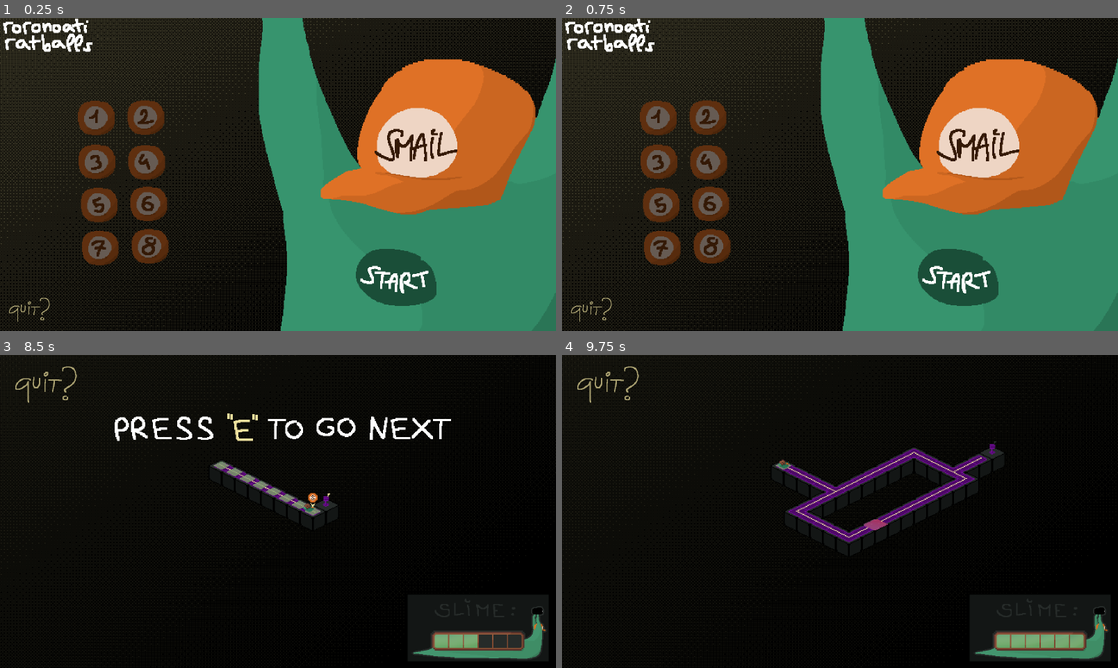
Above: before the commit, frames 1-4 (two rows, left to right).
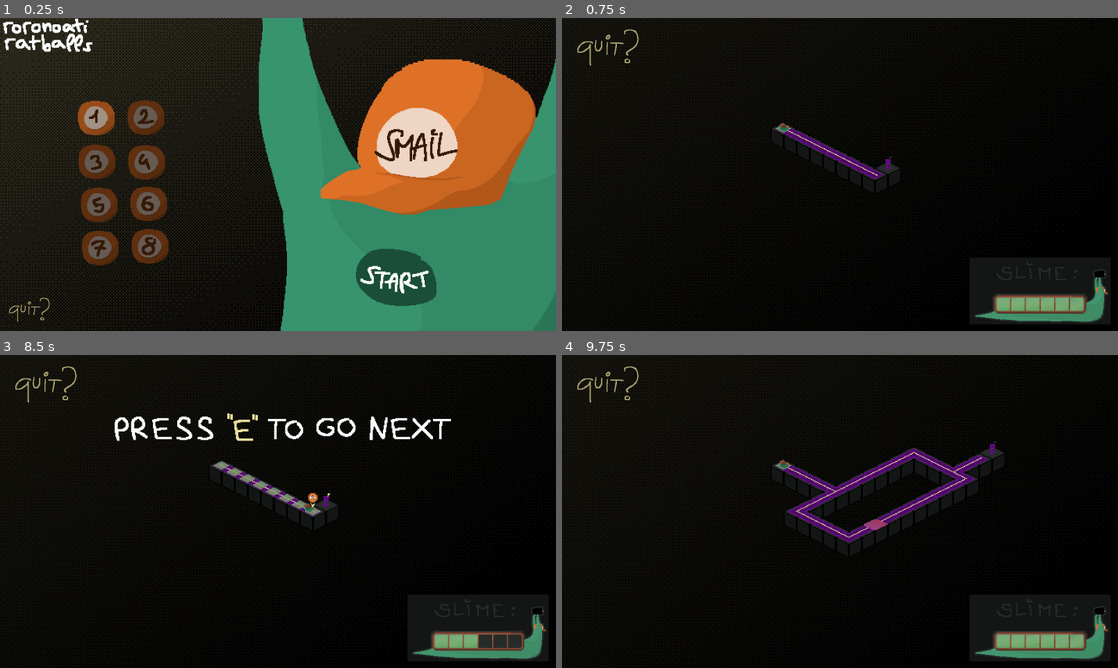
Above: after the commit, the same moments.

Repository: rat-balls/Smail
Game: Godot game, scene res://world.tscn
Same seed, same stepped clock (60 frames per second), same inputs: the game is played once before the commit and once after it. Sound files missing from this copy of the repository are replaced by a short silence.
Inputs (mouse positions are in pixels of both pictures, inside the frame that each line leads up to):
- Up to frame 1 (0.25 s): no input
- Up to frame 2 (0.75 s): click (656, 118) at 0.52 s
- Up to frame 3 (8.5 s): click (394, 614) at 1.27 s; tap Enter at 2 s; move the mouse to (400, 495) at 2.02 s; tap E (E) at 2.1, 2.85, 3.8, 4.55, 5.1, 5.85, 6.8, 7.55, 8.1 s; tap R (Restart) every 0.75 s from 2.75 to 5.75 s; move the mouse to (166, 527) at 2.77 s; move the mouse to (333, 442) at 3.52 s; click (333, 442) at 3.6 s; move the mouse to (250, 574) at 4.27 s; right-click (250, 574) at 4.35 s; move the mouse to (444, 558) at 5.02 s; move the mouse to (111, 464) at 5.77 s; move the mouse to (305, 511) at 6.52 s; click (305, 511) at 6.6 s; move the mouse to (194, 433) at 7.27 s; right-click (194, 433) at 7.35 s; move the mouse to (400, 495) at 8.02 s
- Up to frame 4 (9.75 s): move the mouse to (728, 527) at 8.77 s; tap E (E) at 8.85 s; move the mouse to (895, 442) at 9.52 s; click (895, 442) at 9.6 s

The runs differ from the first frame. In frame 1, 1.0% of the frame differs, in the area x 0-100%, y 0-99%; in frame 2, 59%, in the area x 0-100%, y 0-100%; in frame 3, 0.3%; in frame 4, less than 0.1%.

Commit message:
change level button order logic and added water slurp

Diff:
--- a/project.godot
+++ b/project.godot
@@ -71,5 +71,4 @@
 
 [rendering]
 
-textures/canvas_textures/default_texture_filter=0
 renderer/rendering_method="mobile"
--- a/scripts/Menu.gd
+++ b/scripts/Menu.gd
@@ -15,6 +15,7 @@
 var slurplayer
 var deathplayer
 var bgplayer
+var slurpwater
 
 func _ready():
 	menuBG = get_node("GUI/MenuBG")
@@ -26,8 +27,10 @@
 	leaveBTN = get_node("GUI/LeaveButton")
 	pooplayer = get_node("SnailPoop")
 	slurplayer = get_node("SnailSlurp")
+	slurpwater = get_node("SnailWaterSlurp")
 	deathplayer = get_node("SnailDeath")
 	bgplayer = get_node("BGMusic")
+	levelBTNs.get_node("LevelButton1").setButton()
 
 func nextLv():
 	lv_num += 1
--- a/scripts/level_button.gd
+++ b/scripts/level_button.gd
@@ -2,6 +2,7 @@
 
 var world
 var level_number
+var set
 
 func _ready():
 	var lv_buttons = get_parent()
@@ -10,9 +11,11 @@
 	level_number = z_index
 
 func setButton():
-	pressed.connect(self._button_pressed)
-	mouse_entered.connect(self._mouse_entered)
-	mouse_exited.connect(self._mouse_exited)
+	if(!set):
+		set = true
+		pressed.connect(self._button_pressed)
+		mouse_entered.connect(self._mouse_entered)
+		mouse_exited.connect(self._mouse_exited)
 
 func _button_pressed():
 	world.lv_num = level_number
--- a/scripts/move.gd
+++ b/scripts/move.gd
@@ -93,15 +93,15 @@
 			if(ti_cord == Vector2i(7,3)):
 				ti.erase_cell(2, dec_tile)
 				ti.set_cell(2, dec_tile, 2, Vector2i(6,3), 0)
-	var lvBTN = world.levelBTNs.get_node("LevelButton" + str(world.lv_num))
-	lvBTN.disabled = false
-	lvBTN.setButton()
 	if(Input.is_action_just_pressed("E")):
 		if(world.lv_num < 4):
 			world.nextLv()
 			world.loadLv()
 		else:
 			world.backToMenu()
+	var lvBTN = world.levelBTNs.get_node("LevelButton" + str(world.lv_num))
+	lvBTN.disabled = false
+	lvBTN.setButton()
 
 func leverFlip():
 	var sr = ti.get_surrounding_cells(ti.local_to_map(position))
@@ -136,6 +136,7 @@
 		ti.connectPoints()
 
 func Water():
+	world.slurpwater.play()
 	slimebar = 14
 	current_tile.Water = false
 	current_tile.Used = true
--- a/world.tscn
+++ b/world.tscn
@@ -20,10 +20,10 @@
 [ext_resource type="Texture2D" uid="uid://bdc3foop13x8b" path="res://assets/level_6.png" id="20_lt3v0"]
 [ext_resource type="Texture2D" uid="uid://crli0k8qfnink" path="res://assets/level_7.png" id="21_iver7"]
 [ext_resource type="Texture2D" uid="uid://dd3ov0nb3us01" path="res://assets/level_8.png" id="22_m8env"]
-[ext_resource type="AudioStream" uid="uid://ochpkpri14ce" path="res://assets/sfx/snail_poop_1.wav" id="23_pipie"]
+[ext_resource type="AudioStream" uid="uid://c0o72ivjba4ww" path="res://assets/sfx/snail_poop.wav" id="23_sbb0y"]
 [ext_resource type="Texture2D" uid="uid://xhw1efukvu4j" path="res://assets/death_message.png" id="23_vpftw"]
+[ext_resource type="AudioStream" uid="uid://cwjqxdg340b3i" path="res://assets/sfx/snail_slurp4.wav" id="24_dk385"]
 [ext_resource type="Texture2D" uid="uid://d13ivqtkioo4v" path="res://assets/win_message.png" id="24_rd5yr"]
-[ext_resource type="AudioStream" uid="uid://dbrmie3qjxe7c" path="res://assets/sfx/snail_slurp3.wav" id="24_rjxwn"]
 [ext_resource type="AudioStream" uid="uid://s4acj36xlrjq" path="res://assets/sfx/death2.wav" id="25_3f54d"]
 [ext_resource type="AudioStream" uid="uid://crkuelp23130h" path="res://assets/sfx/smailbg_mus.wav" id="26_qpixq"]
 
@@ -105,7 +105,6 @@
 offset_top = 371.0
 offset_right = 300.0
 offset_bottom = 503.0
-disabled = true
 texture_normal = ExtResource("11_wv460")
 texture_pressed = ExtResource("11_wv460")
 texture_hover = ExtResource("12_3njtb")
@@ -281,13 +280,19 @@
 anchor_mode = 0
 
 [node name="SnailPoop" type="AudioStreamPlayer2D" parent="."]
-stream = ExtResource("23_pipie")
+stream = ExtResource("23_sbb0y")
 volume_db = -40.348
 max_polyphony = 5
 
 [node name="SnailSlurp" type="AudioStreamPlayer2D" parent="."]
-stream = ExtResource("24_rjxwn")
+stream = ExtResource("24_dk385")
 volume_db = -40.348
+max_polyphony = 5
+
+[node name="SnailWaterSlurp" type="AudioStreamPlayer2D" parent="."]
+stream = ExtResource("24_dk385")
+volume_db = -30.0
+pitch_scale = 0.3
 max_polyphony = 5
 
 [node name="SnailDeath" type="AudioStreamPlayer2D" parent="."]
@@ -297,7 +302,7 @@
 
 [node name="BGMusic" type="AudioStreamPlayer2D" parent="."]
 stream = ExtResource("26_qpixq")
-volume_db = -11.243
+volume_db = -12.18
 autoplay = true
 
 [connection signal="mouse_entered" from="GUI/StartButton" to="." method="_on_start_button_mouse_entered"]
Not shown, removed: assets/sfx/snail_poop_1.wav.import
Not shown, removed: assets/sfx/snail_slurp.wav.import
Not shown, removed: assets/sfx/snail_slurp2.wav.import
Not shown, removed: assets/sfx/snail_slurp3.wav.import
Not shown, added: assets/sfx/snail_slurp4.wav.import
Not shown, changed: export_presets.cfg
Not shown, changed: assets/sfx/snail_poop.wav
Not shown, removed: assets/sfx/snail_slurp.wav
Not shown, removed: assets/sfx/snail_slurp2.wav
Not shown, removed: assets/sfx/snail_slurp3.wav
Not shown, added: assets/sfx/snail_slurp4.wav
